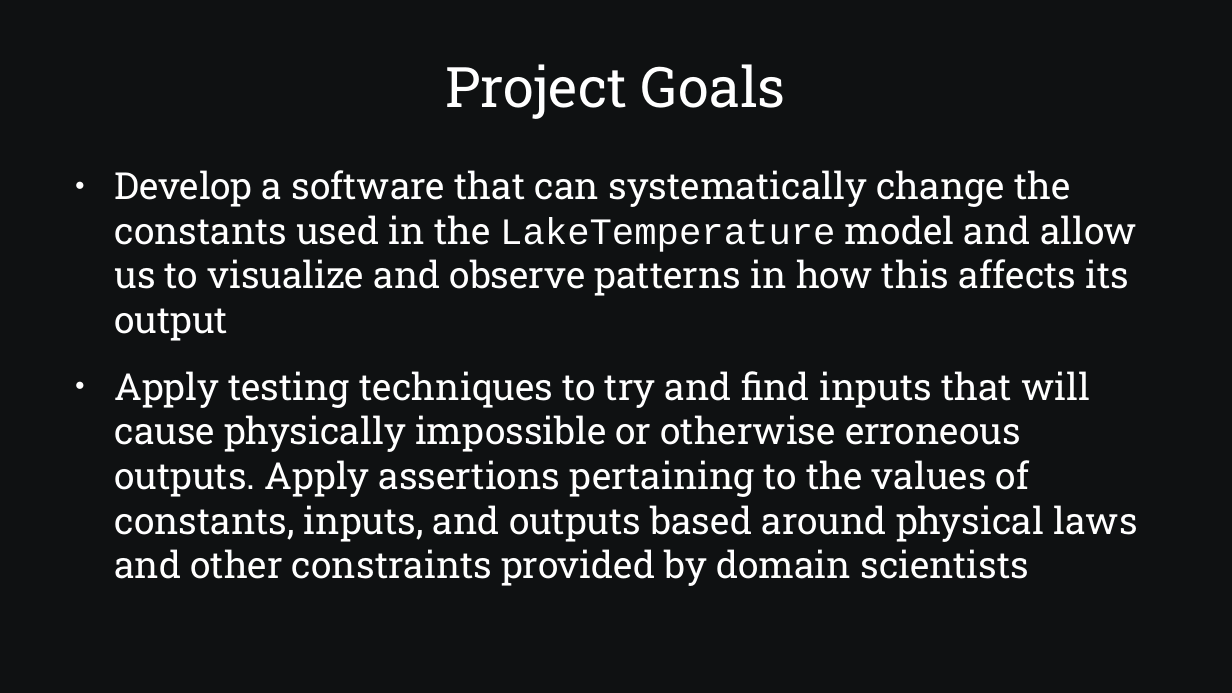
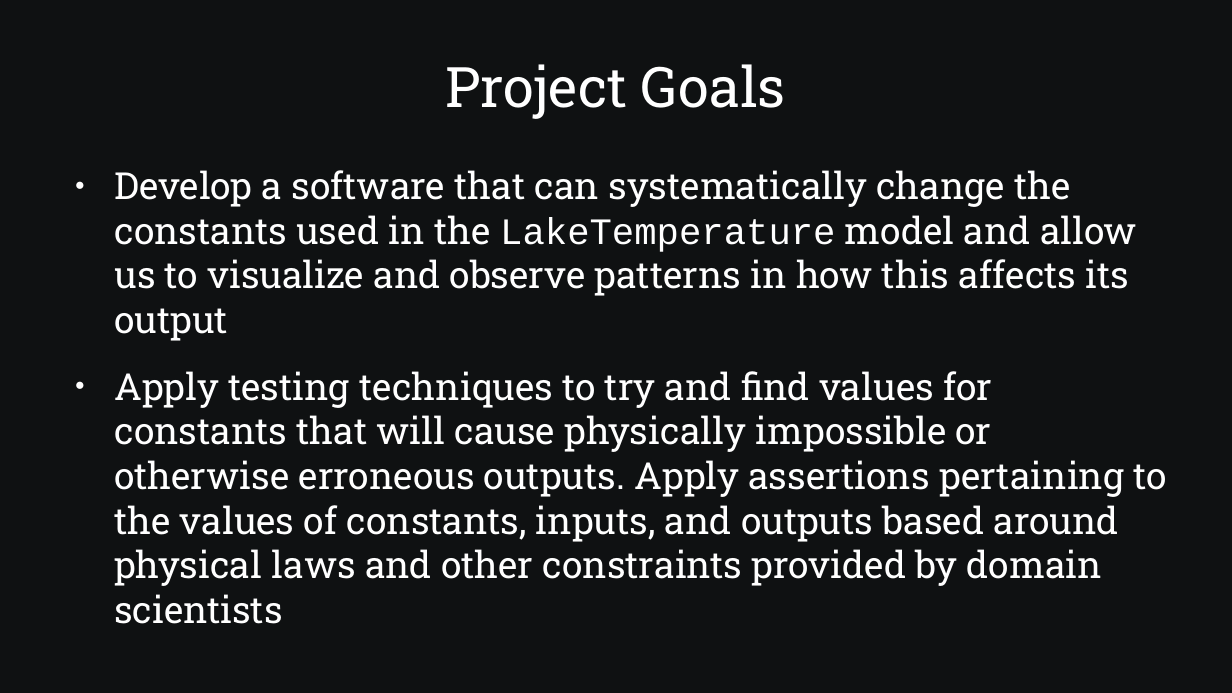
Before and after one commit to SamAllen06/lake_temp_work, a slide deck: slide 3 of documentation/for_collaborators/TestingSoftwareOverview.odp. Drawn at 1232x693 pixels with LibreOffice and Linux fonts; fonts in the diff are those of the drawing. Boxes give left, top, right and bottom in pixels: in the first picture for what was removed or moved away, otherwise in the second. Text is boxed around its words. In the diff, an @@ line names an element or a change of style, - is before the commit and + after.

```diff
--- a/documentation/for_collaborators/TestingSoftwareOverview.odp
+++ b/documentation/for_collaborators/TestingSoftwareOverview.odp
@@ text at (114,371,1167,586): text changed @@
-● Apply testing techniques to try and find inputs that will cause physically impossible or otherwise erroneous outputs. Apply assertions pertaining to the values of constants, inputs, and outputs based around physical laws and other constraints provided by domain scientists
+● Apply testing techniques to try and find values for constants that will cause physically impossible or otherwise erroneous outputs. Apply assertions pertaining to the values of constants, inputs, and outputs based around physical laws and other constraints provided by domain scientists
```
Also in this commit, not shown: 1 other slide changed, 2 slides added, 1 other file.
